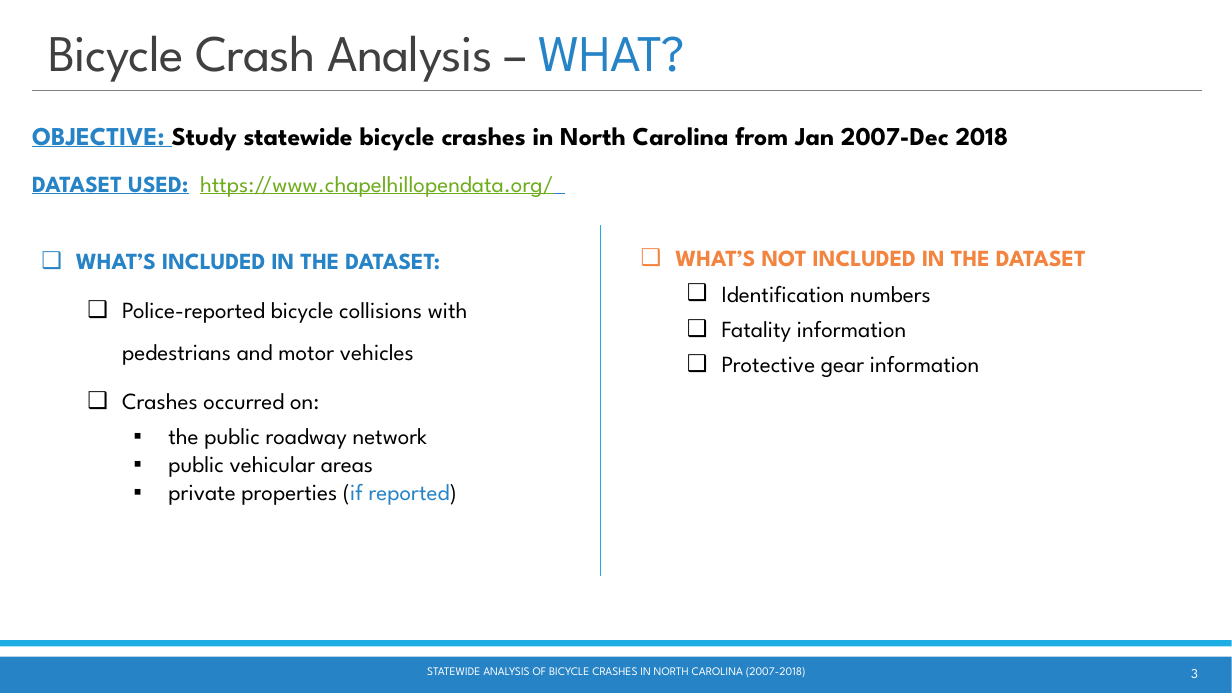
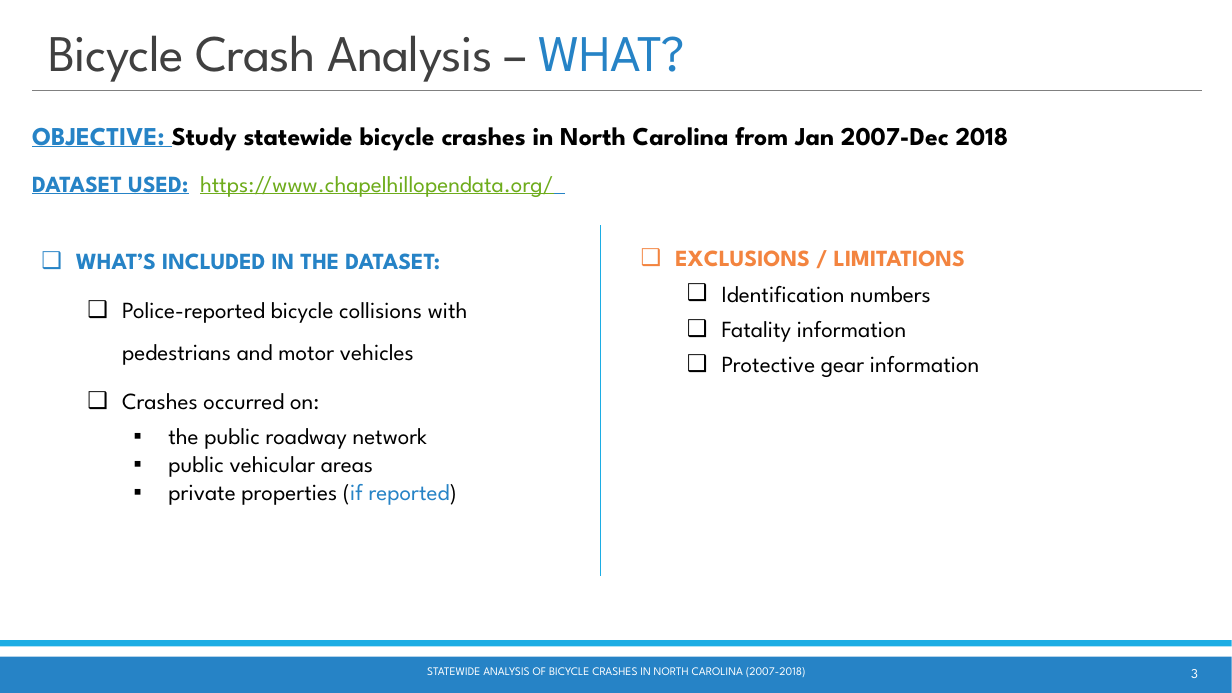
Before and after one commit to waghrayrashi/project-1, a slide deck: slide 3 of Project 1 - Group 2 - Statewide Bicycle Crash Analysis.pptx. Drawn at 1232x693 pixels with LibreOffice and Linux fonts; fonts in the diff are those of the drawing. Boxes give left, top, right and bottom in pixels: in the first picture for what was removed or moved away, otherwise in the second. Text is boxed around its words. In the diff, an @@ line names an element or a change of style, - is before the commit and + after.

```diff
--- a/Project 1 - Group 2 - Statewide Bicycle Crash Analysis.pptx
+++ b/Project 1 - Group 2 - Statewide Bicycle Crash Analysis.pptx
@@ text at (675, 250, 965, 267): text changed @@
-❑ WHAT’S NOT INCLUDED IN THE DATASET
+❑ EXCLUSIONS / LIMITATIONS
```
Also in this commit, not shown: 7 other slides changed, 2 slides removed, 2 other files.
